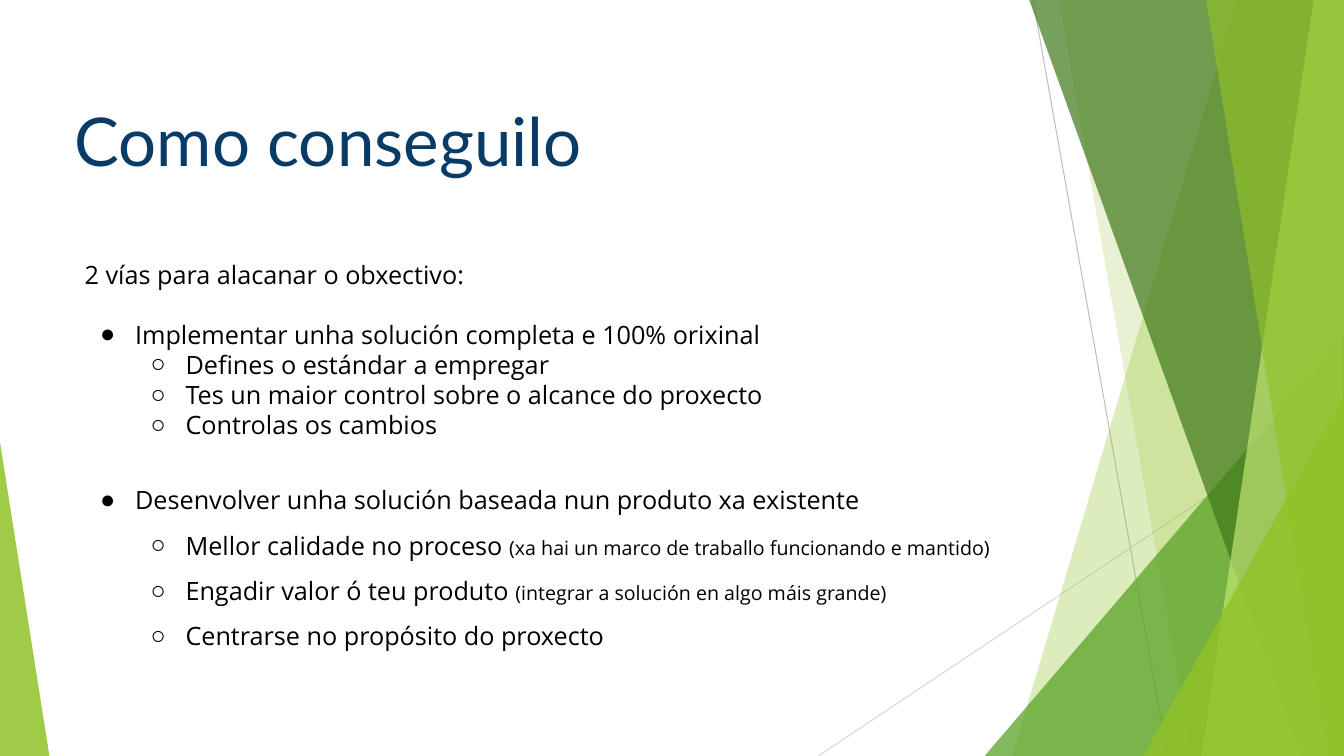
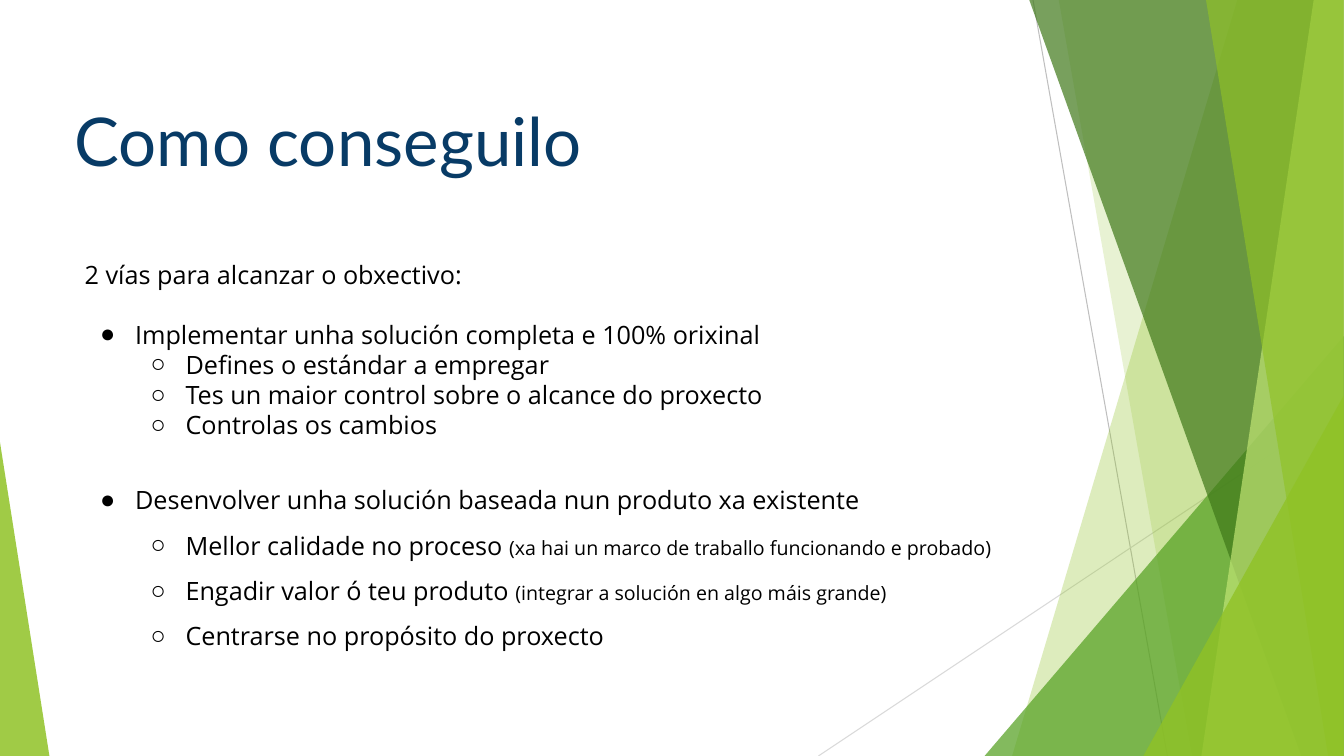
Before and after one commit to archivados/a18franciscogc, a slide deck: slide 3 of doc/Defensa.odp. Drawn at 1344x756 pixels with LibreOffice and Linux fonts; fonts in the diff are those of the drawing. Boxes give left, top, right and bottom in pixels: in the first picture for what was removed or moved away, otherwise in the second. Text is boxed around its words. In the diff, an @@ line names an element or a change of style, - is before the commit and + after.

```diff
--- a/doc/Defensa.odp
+++ b/doc/Defensa.odp
@@ subtitle at (x1=85, y1=264, x2=462, y2=290): text changed @@
-2 vías para alacanar o obxectivo:
+2 vías para alcanzar o obxectivo:
@@ subtitle at (x1=186, y1=536, x2=991, y2=561): text changed @@
-  ○ Mellor calidade no proceso (xa hai un marco de traballo funcionando e mantido)
+  ○ Mellor calidade no proceso (xa hai un marco de traballo funcionando e probado)
```
Also in this commit, not shown: 2 other slides changed, 3 slides added, 1 other file.
